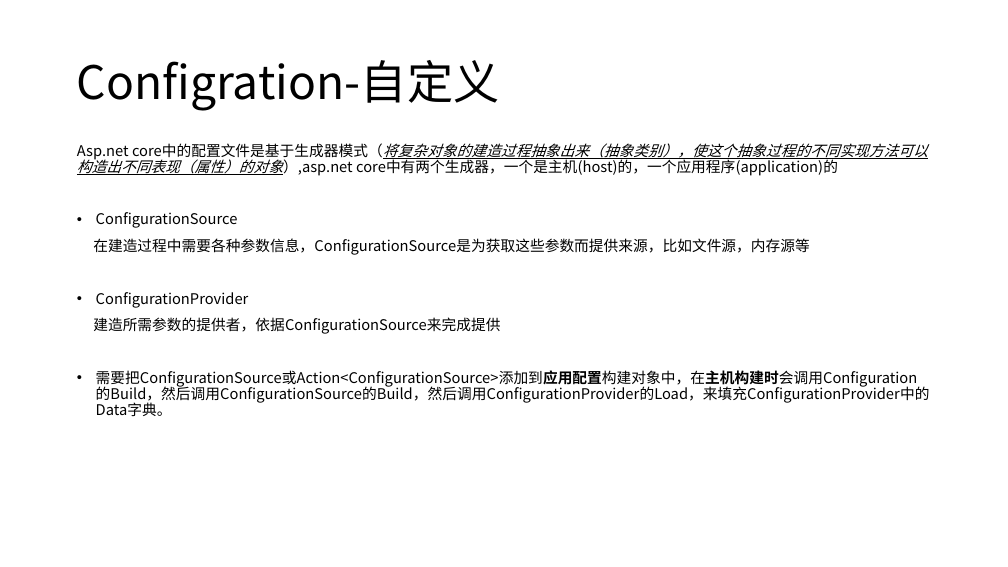
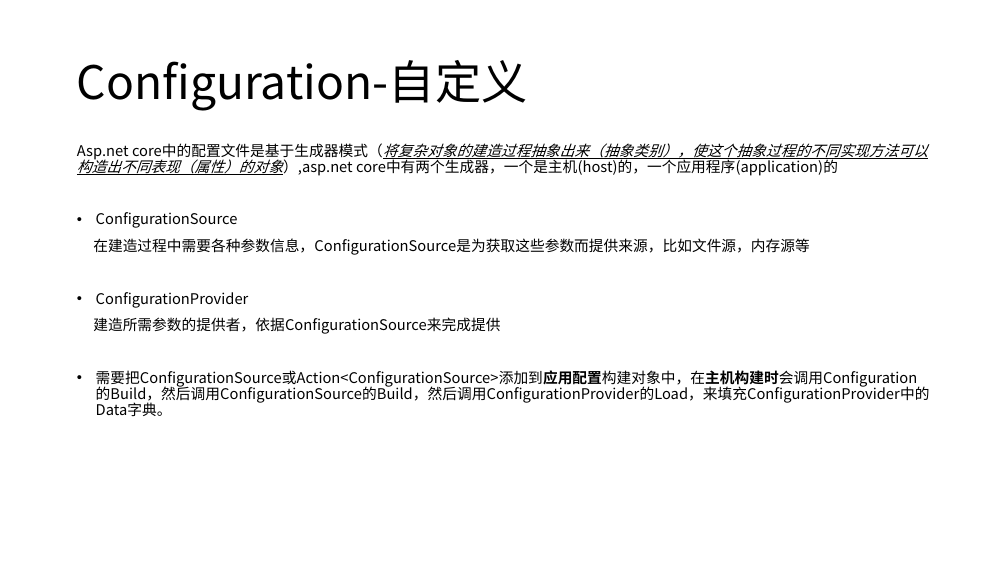
Before and after one commit to axzxs2001/aspnetcore5.0, a slide deck: slide 8 of aspnetcore3.0course/docs/aspnetcore3.0course.pptx. Drawn at 1008x567 pixels with LibreOffice and Linux fonts; fonts in the diff are those of the drawing. Boxes give left, top, right and bottom in pixels: in the first picture for what was removed or moved away, otherwise in the second. Text is boxed around its words. In the diff, an @@ line names an element or a change of style, - is before the commit and + after.

```diff
--- a/aspnetcore3.0course/docs/aspnetcore3.0course.pptx
+++ b/aspnetcore3.0course/docs/aspnetcore3.0course.pptx
@@ title at (77,60,528,111): text changed @@
-Configration-自定义
+Configuration-自定义
```
Also in this commit, not shown: 2 other slides changed, 9 other files.
